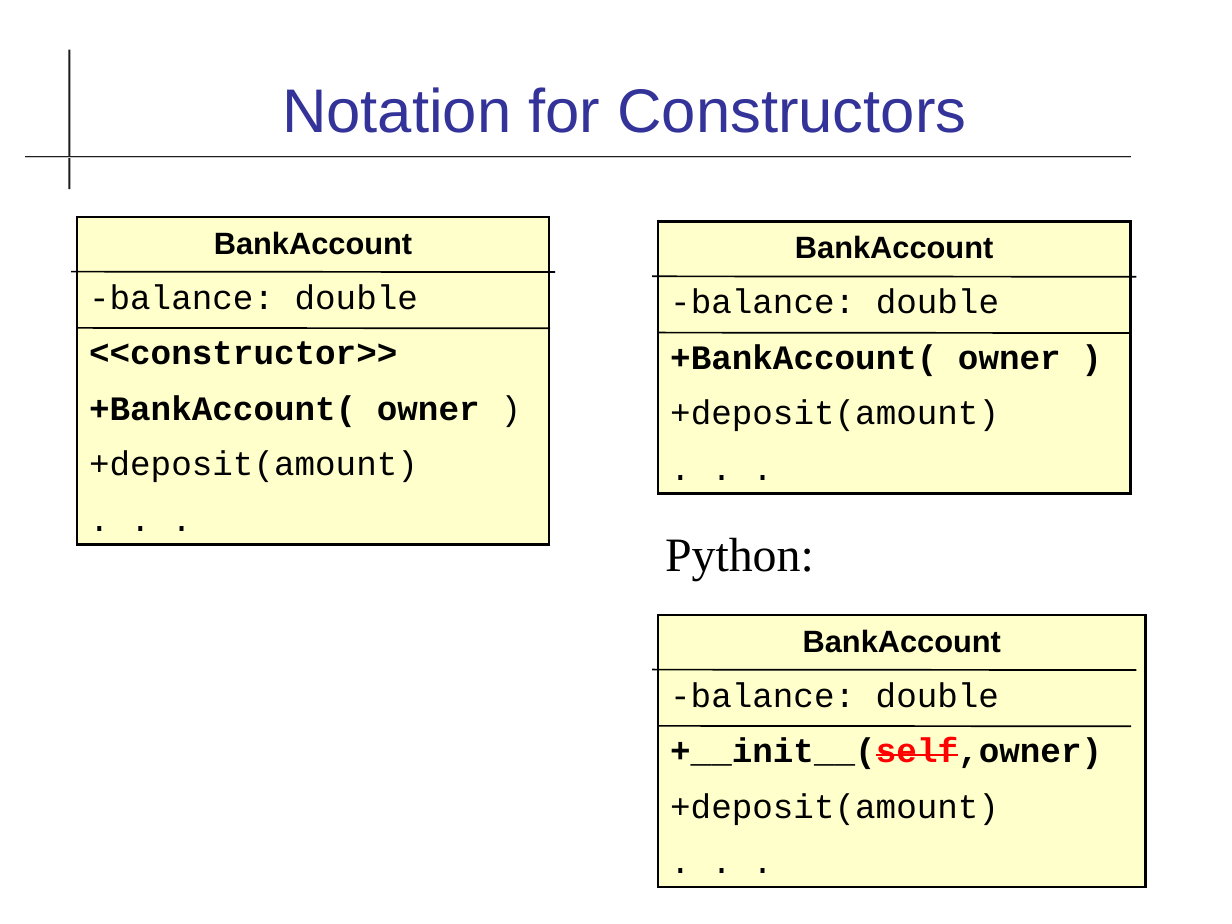
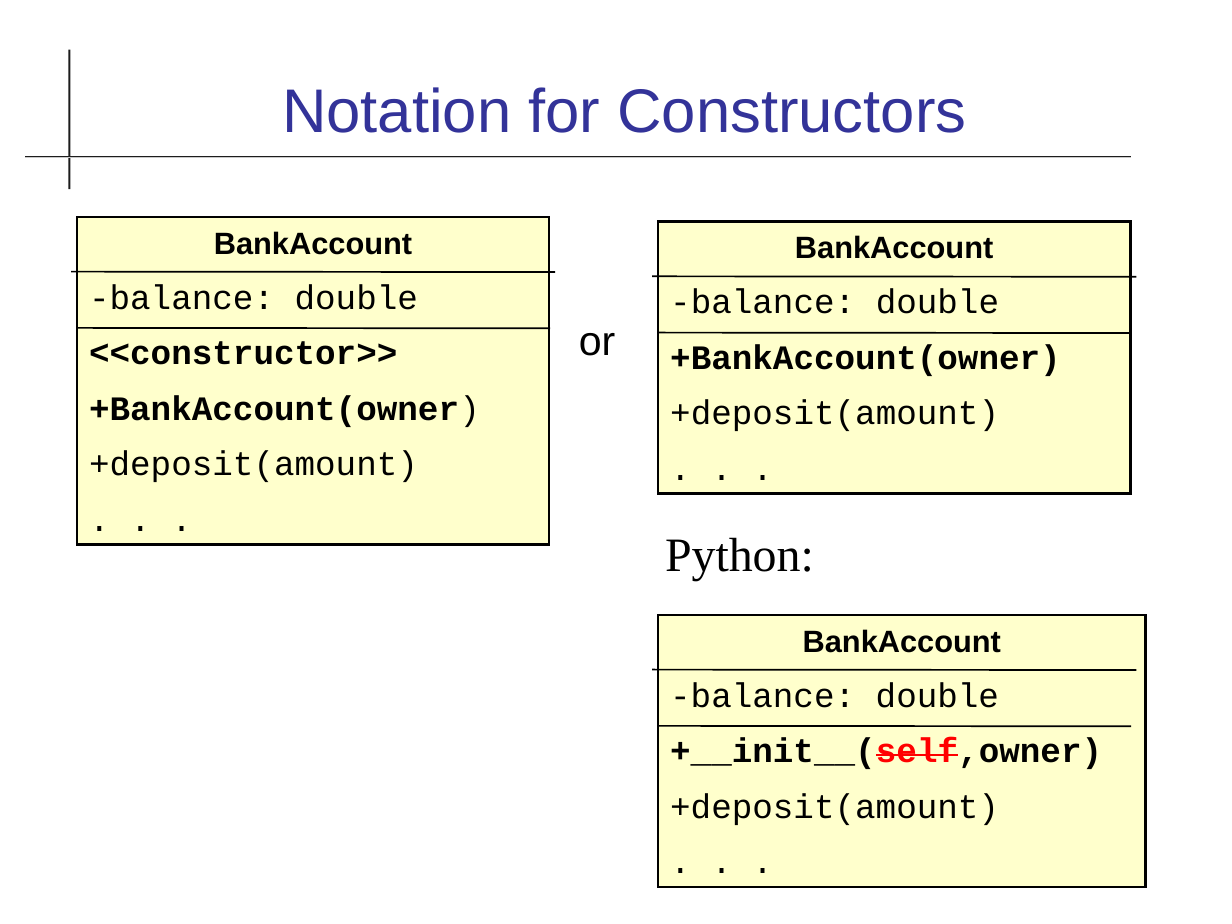
Before and after one commit to cpske/ISP, a slide deck: slide 10 of uml/UML-Class-Diagram.odp. Drawn at 1232x924 pixels with LibreOffice and Linux fonts; fonts in the diff are those of the drawing. Boxes give left, top, right and bottom in pixels: in the first picture for what was removed or moved away, otherwise in the second. Text is boxed around its words. In the diff, an @@ line names an element or a change of style, - is before the commit and + after.

```diff
--- a/uml/UML-Class-Diagram.odp
+++ b/uml/UML-Class-Diagram.odp
@@ text added at (x1=579, y1=333, x2=615, y2=356), 24 pt, text #000000 @@
+or
@@ text in rectangle at (x1=670, y1=344, x2=1061, y2=376): spaces changed @@
-+BankAccount( owner )
++BankAccount(owner)
@@ text in rectangle at (x1=89, y1=395, x2=480, y2=427): spaces changed @@
-+BankAccount( owner )
++BankAccount(owner)
```
Also in this commit, not shown: 11 other slides changed, 1 slide added, 2 other files.
